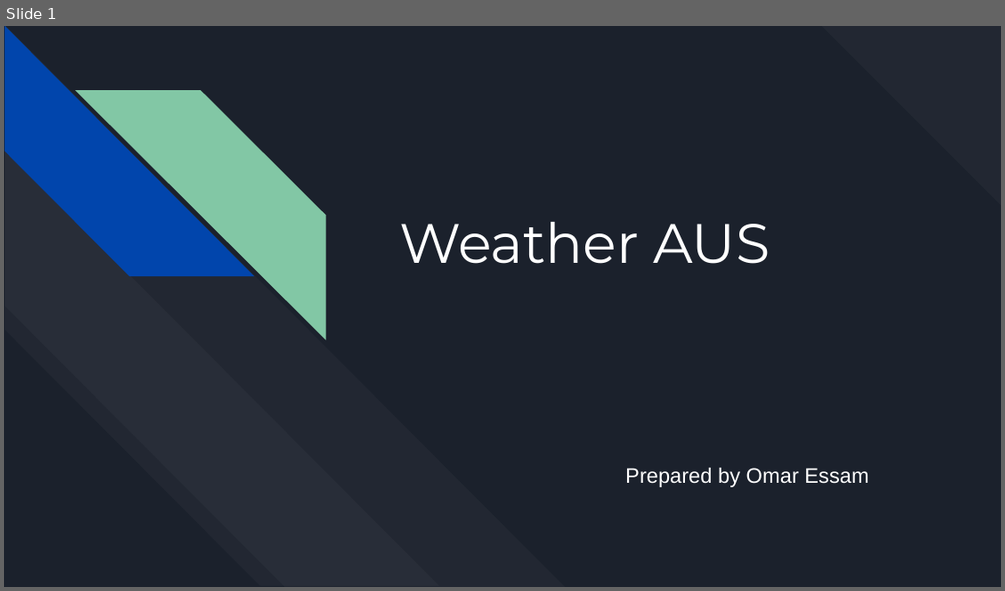
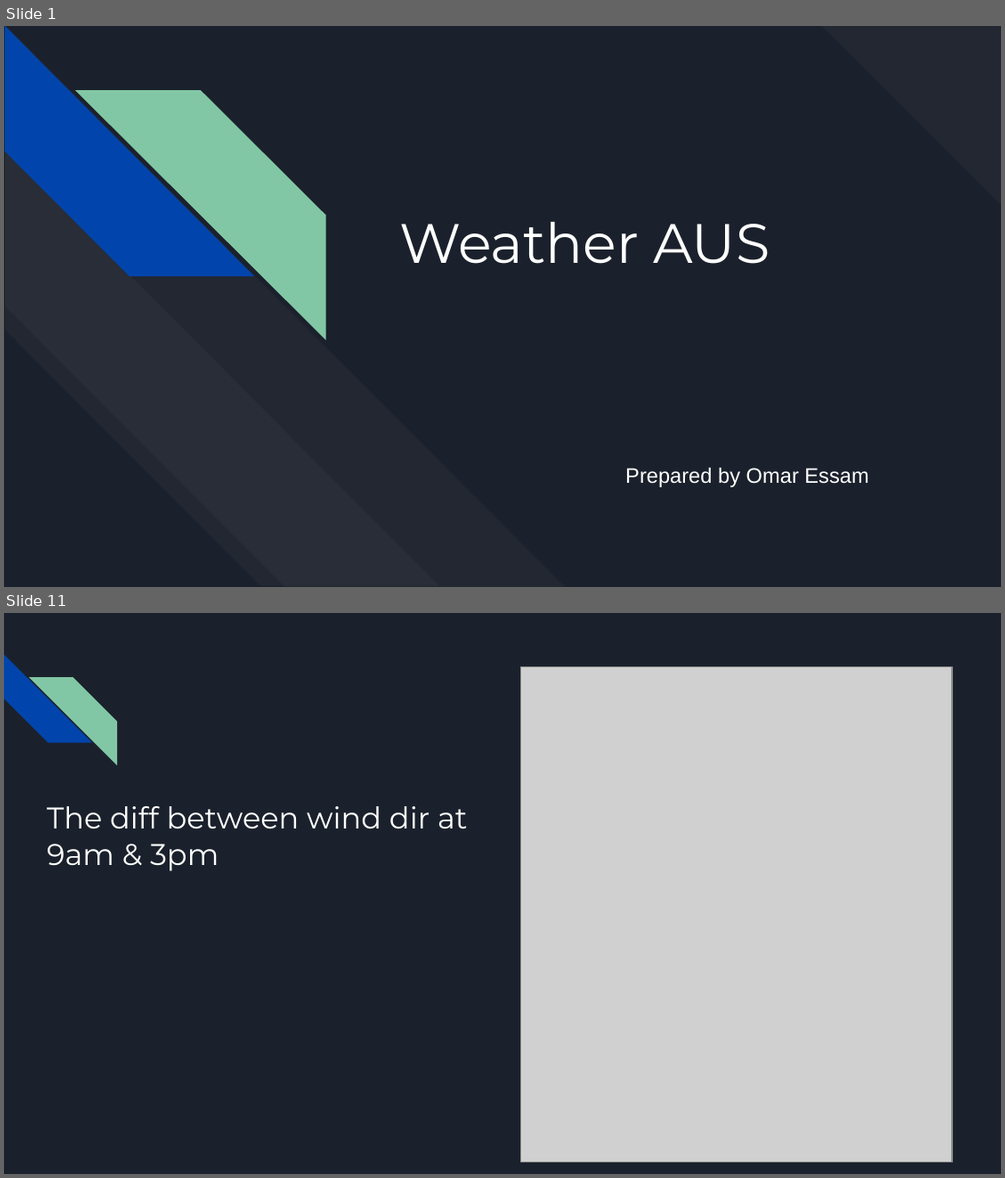
Before and after one commit to OmarEssam-20/weather-aus, a slide deck: WeatherAUS.pptx. Shown one above the other, each under a label of ours: slide 1 before the commit, slides 1 and 11 after it; the slides between them are not shown. The pictures are 1005x591 and 1005x1178 pixels, drawn with LibreOffice and Linux fonts; fonts in the diff are those of the drawing; grey boxes stand for pictures. Boxes give left, top, right and bottom in pixels: in the first picture for what was removed or moved away, otherwise in the second. Text is boxed around its words. In the diff, an @@ line names an element or a change of style, - is before the commit and + after.

```diff
--- a/WeatherAUS.pptx
+++ b/WeatherAUS.pptx
@@ slide 11 added at (4,613,1001,1174), background #1B212C @@
@@ diag stripe added at (4,655,92,743), fill #0145AC @@
@@ diag stripe added at (29,677,117,764), fill #82C7A5 @@
@@ picture added at (520,666,952,1161) @@
@@ title added at (47,806,467,871), 21.6 pt, text #FFFFFF @@
+The diff between wind dir at 9am & 3pm
```
Also in this commit, not shown: 3 slides changed, 24 other slides added, 3 slides removed.
